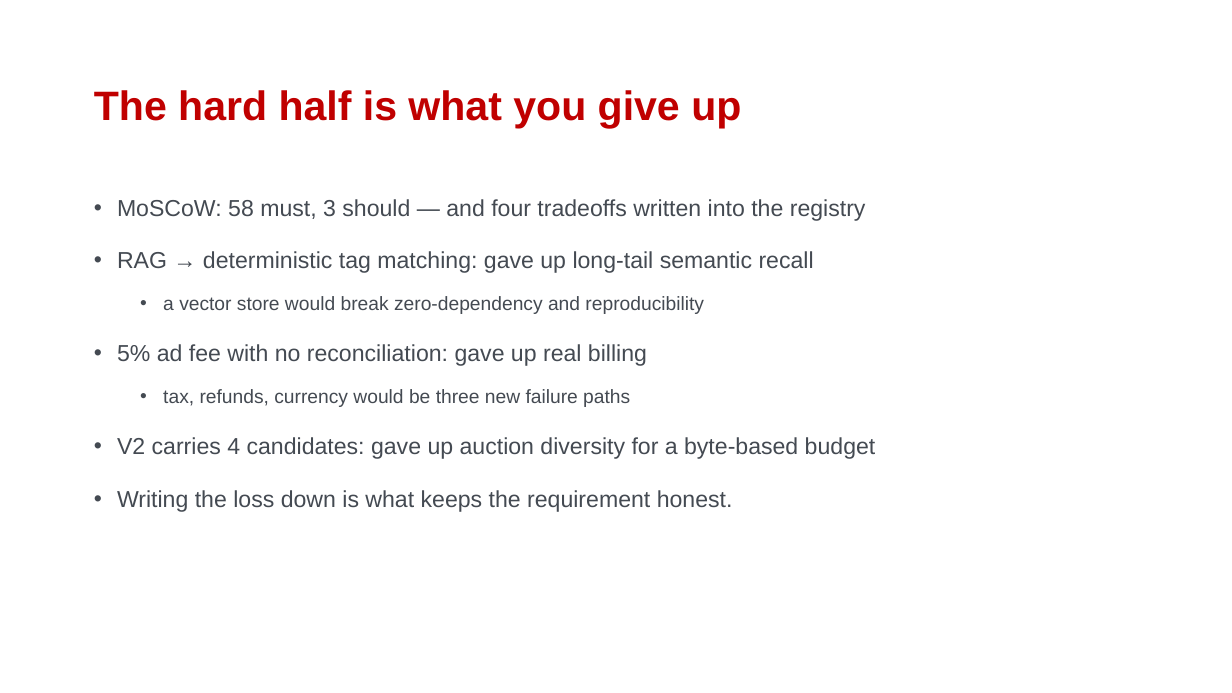
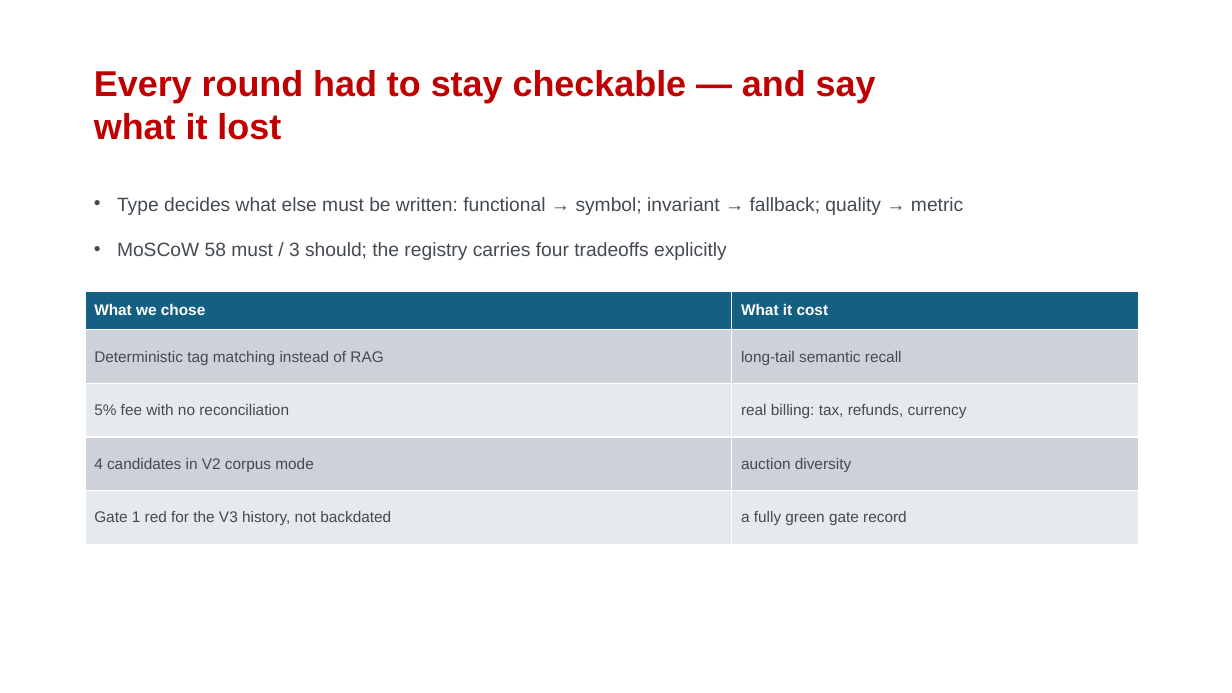
Before and after one commit to StantonJoY/SE_Project, a slide deck: slide 6 of docs/presentation/CS5351_Group26_Presentation.pptx (slide 4 before the commit). Drawn at 1232x693 pixels with LibreOffice and Linux fonts; fonts in the diff are those of the drawing; background and template pictures are left out. Boxes give left, top, right and bottom in pixels: in the first picture for what was removed or moved away, otherwise in the second. Text is boxed around its words. In the diff, an @@ line names an element or a change of style, - is before the commit and + after.

```diff
--- a/docs/presentation/CS5351_Group26_Presentation.pptx
+++ b/docs/presentation/CS5351_Group26_Presentation.pptx
@@ title at box(94, 70, 876, 140): text changed; size 32 to 28 pt @@
-The hard half is what you give up
+Every round had to stay checkable — and say what it lost
@@ text at box(117, 197, 963, 260): text changed; size 18 to 15 pt @@
-• MoSCoW: 58 must, 3 should — and four tradeoffs written into the registry
-• RAG → deterministic tag matching: gave up long-tail semantic recall
-  • a vector store would break zero-dependency and reproducibility
-• 5% ad fee with no reconciliation: gave up real billing
-  • tax, refunds, currency would be three new failure paths
-• V2 carries 4 candidates: gave up auction diversity for a byte-based budget
-• Writing the loss down is what keeps the requirement honest.
+• Type decides what else must be written: functional → symbol; invariant → fallback; quality → metric
+• MoSCoW 58 must / 3 should; the registry carries four tradeoffs explicitly
@@ table added at box(85, 291, 1139, 544), 5 rows, 2 columns @@
+What we chose | What it cost
+Deterministic tag matching instead of RAG | long-tail semantic recall
+5% fee with no reconciliation | real billing: tax, refunds, currency
+4 candidates in V2 corpus mode | auction diversity
+Gate 1 red for the V3 history, not backdated | a fully green gate record
```
Also in this commit, not shown: 12 other slides changed, 4 slides added, 2 slides removed, 2 other files.
